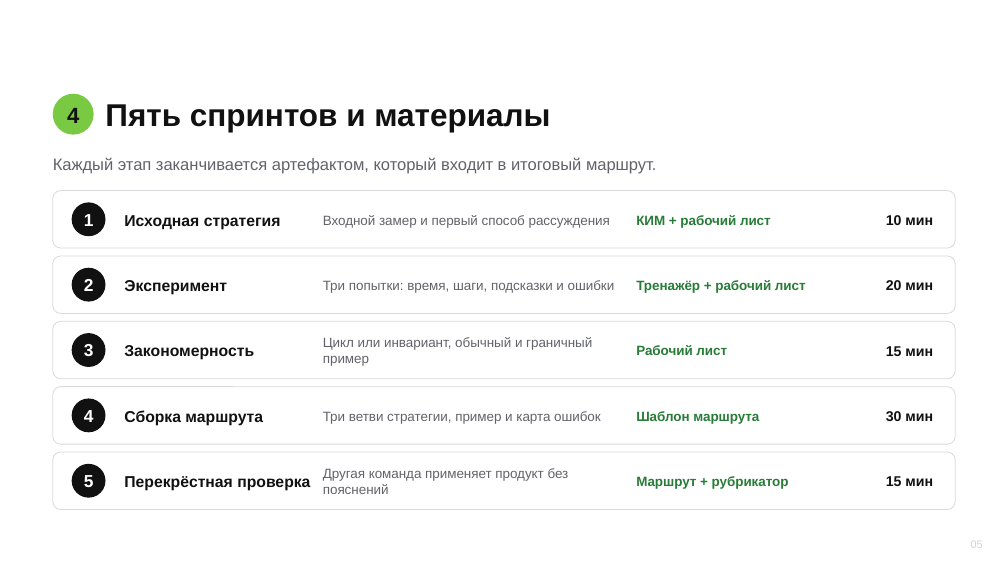
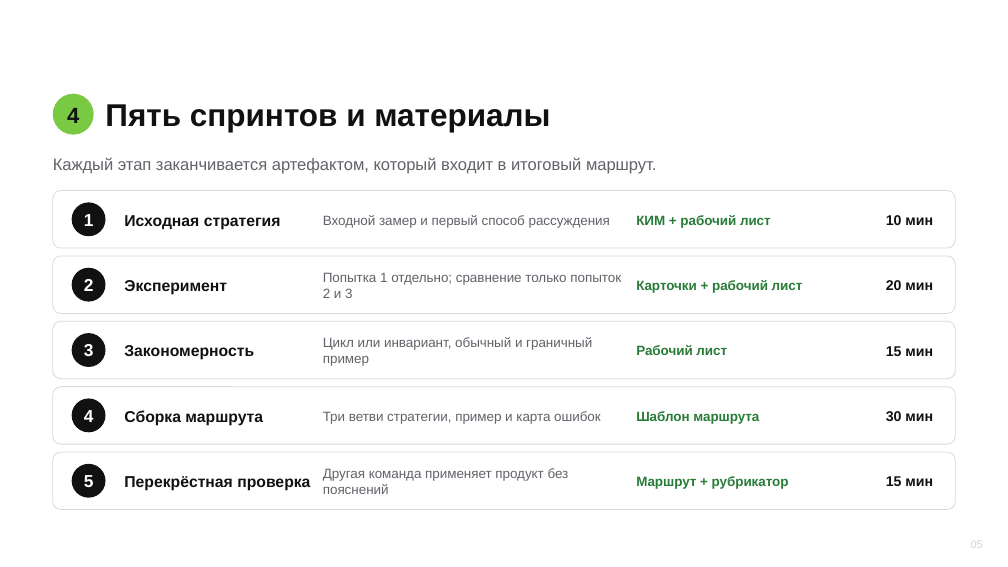
Before and after one commit to AlexeyDesyatnik/TuringTrainer, a slide deck: slide 5 of methodical-development/Presentation_TuringTrainer_5_minutes_methodical_v3.pptx. Drawn at 1008x567 pixels with LibreOffice and Linux fonts; fonts in the diff are those of the drawing; background and template pictures are left out. Boxes give left, top, right and bottom in pixels: in the first picture for what was removed or moved away, otherwise in the second. Text is boxed around its words. In the diff, an @@ line names an element or a change of style, - is before the commit and + after.

```diff
--- a/methodical-development/Presentation_TuringTrainer_5_minutes_methodical_v3.pptx
+++ b/methodical-development/Presentation_TuringTrainer_5_minutes_methodical_v3.pptx
@@ text at (323, 273, 621, 298): text changed @@
-Три попытки: время, шаги, подсказки и ошибки
+Попытка 1 отдельно; сравнение только попыток 2 и 3
@@ text at (636, 280, 803, 293): text changed @@
-Тренажёр + рабочий лист
+Карточки + рабочий лист
```
Also in this commit, not shown: 4 other slides changed, 30 other files.
